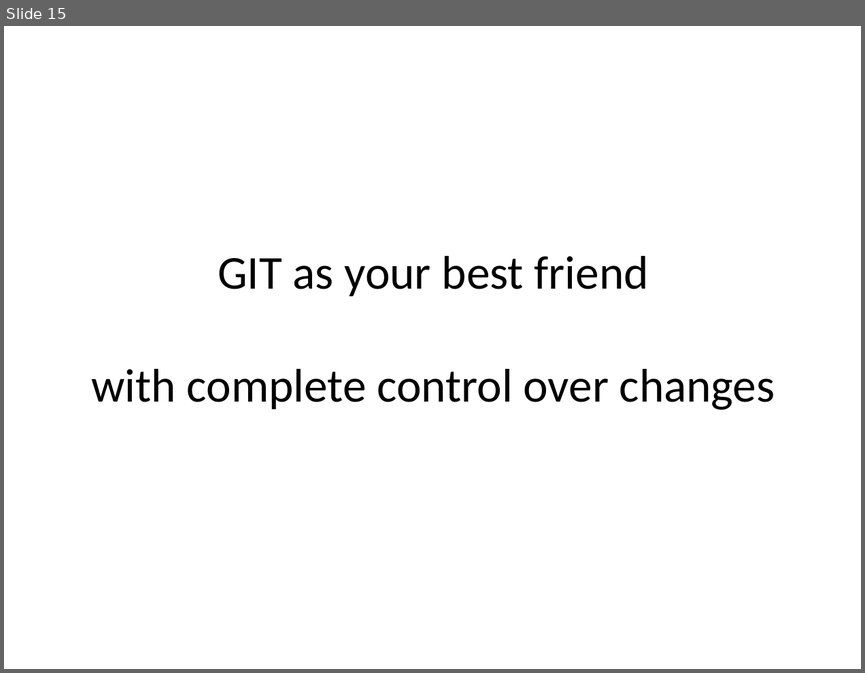
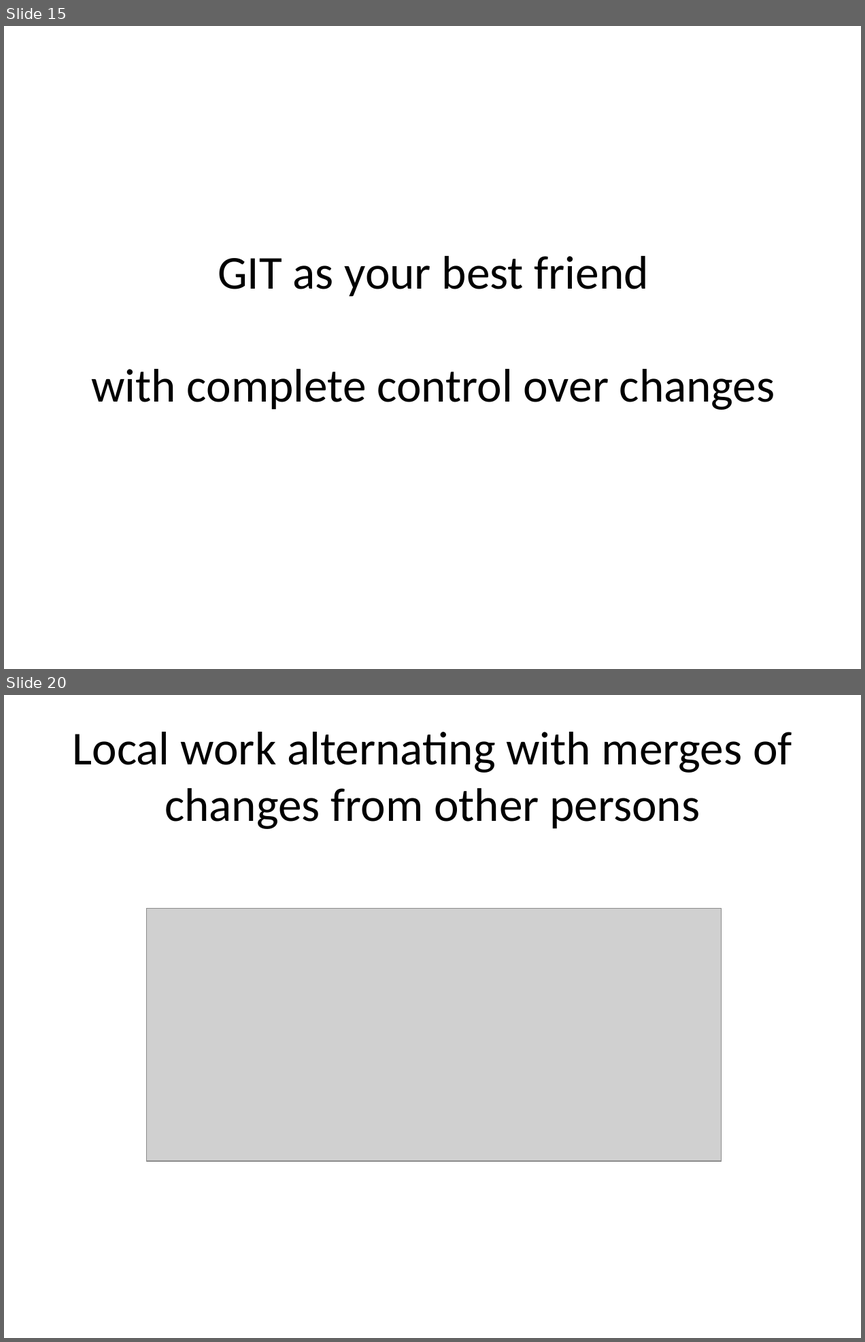
Before and after one commit to uncas/writings, a slide deck: GitRebase.pptx. Shown one above the other, each under a label of ours: slide 15 before the commit, slides 15 and 20 after it; the slides between them are not shown. The pictures are 865x673 and 865x1342 pixels, drawn with LibreOffice and Linux fonts; fonts in the diff are those of the drawing; grey boxes stand for pictures. Boxes give left, top, right and bottom in pixels: in the first picture for what was removed or moved away, otherwise in the second. Text is boxed around its words. In the diff, an @@ line names an element or a change of style, - is before the commit and + after.

```diff
--- a/GitRebase.pptx
+++ b/GitRebase.pptx
@@ slide 20 added at [4,695,861,1338], background #FFFFFF @@
@@ title added at [72,732,792,829], 39.6 pt, text #000000 @@
+Local work alternating with merges of changes from other persons
@@ picture added at [146,909,721,1161] @@
```
Also in this commit, not shown: 1 slide changed, 8 other slides added, 2 other files.
